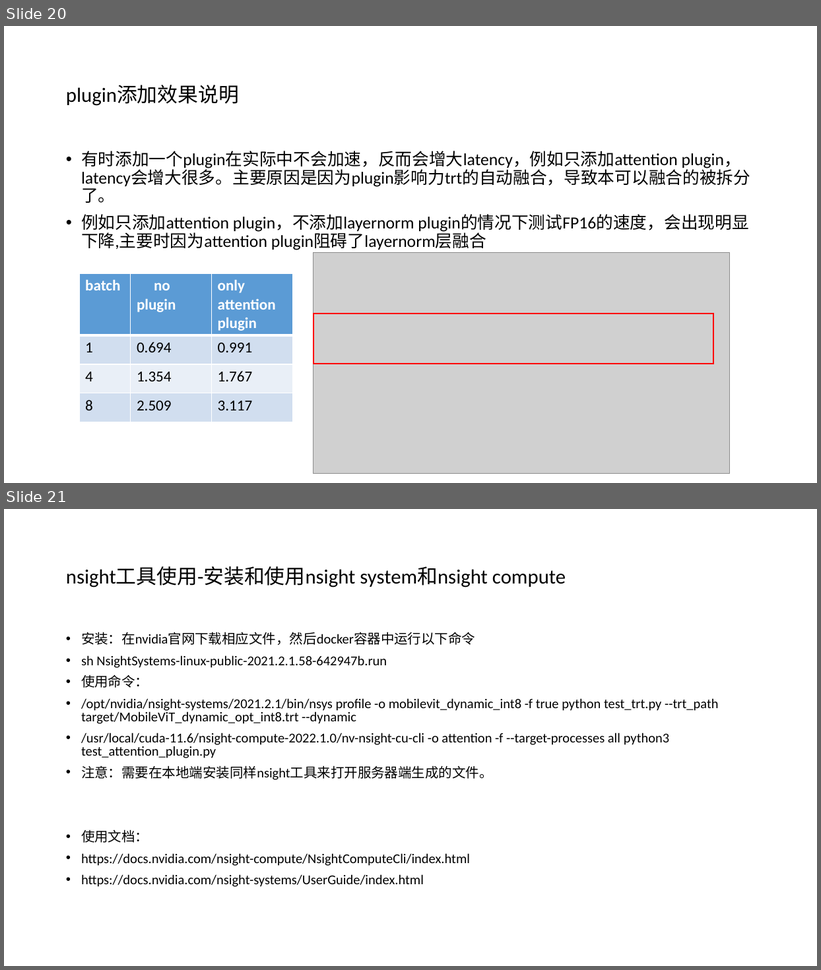
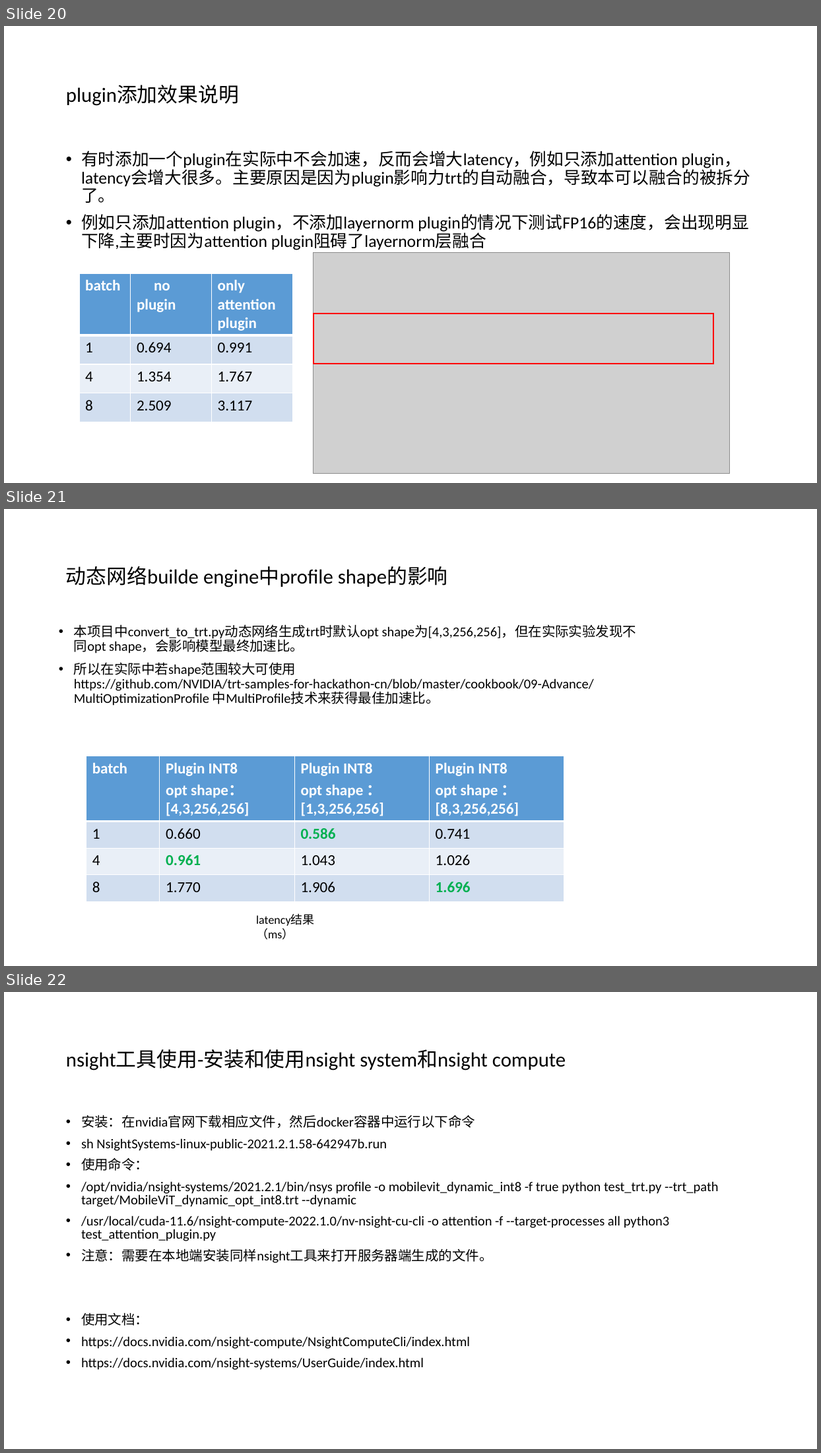
Before and after one commit to chenlamei/MobileVit_TensorRT, a slide deck: doc/MobileVit_TensorRT优化.pptx. Shown one above the other, each under a label of ours: slides 20 and 21 before the commit, slides 20, 21 and 22 after it. The pictures are 821x970 and 821x1453 pixels, drawn with LibreOffice and Linux fonts; fonts in the diff are those of the drawing; grey boxes stand for pictures. Boxes give left, top, right and bottom in pixels: in the first picture for what was removed or moved away, otherwise in the second. Text is boxed around its words. In the diff, an @@ line names an element or a change of style, - is before the commit and + after.

```diff
--- a/doc/MobileVit_TensorRT优化.pptx
+++ b/doc/MobileVit_TensorRT优化.pptx
@@ slide 21 added at (4, 509, 817, 966), background #FFFFFF @@
@@ title added at (66, 566, 448, 588), 24 pt, text #000000 @@
+动态网络builde engine中profile shape的影响
@@ text added at (74, 625, 637, 706), 16 pt, text #000000 @@
+• 本项目中convert_to_trt.py动态网络生成trt时默认opt shape为[4,3,256,256]，但在实际实验发现不同opt shape，会影响模型最终加速比。
+• 所以在实际中若shape范围较大可使用 https://github.com/NVIDIA/trt-samples-for-hackathon-cn/blob/master/cookbook/09-Advance/MultiOptimizationProfile 中MultiProfile技术来获得最佳加速比。
@@ table added at (86, 756, 564, 898), 4 rows, 4 columns @@
+batch | Plugin INT8 / opt shape： [4,3,256,256] | Plugin INT8 / opt shape ：[1,3,256,256] | Plugin INT8 / opt shape ：[8,3,256,256]
+1 | 0.660 | 0.586 | 0.741
+4 | 0.961 | 1.043 | 1.026
+8 | 1.770 | 1.906 | 1.696
@@ text added at (256, 915, 315, 940), 14 pt, text #000000 @@
+latency结果（ms）
@@ what was slide 21 is now slide 22 @@
```
Also in this commit, not shown: 1 slide changed, 2 other files.
